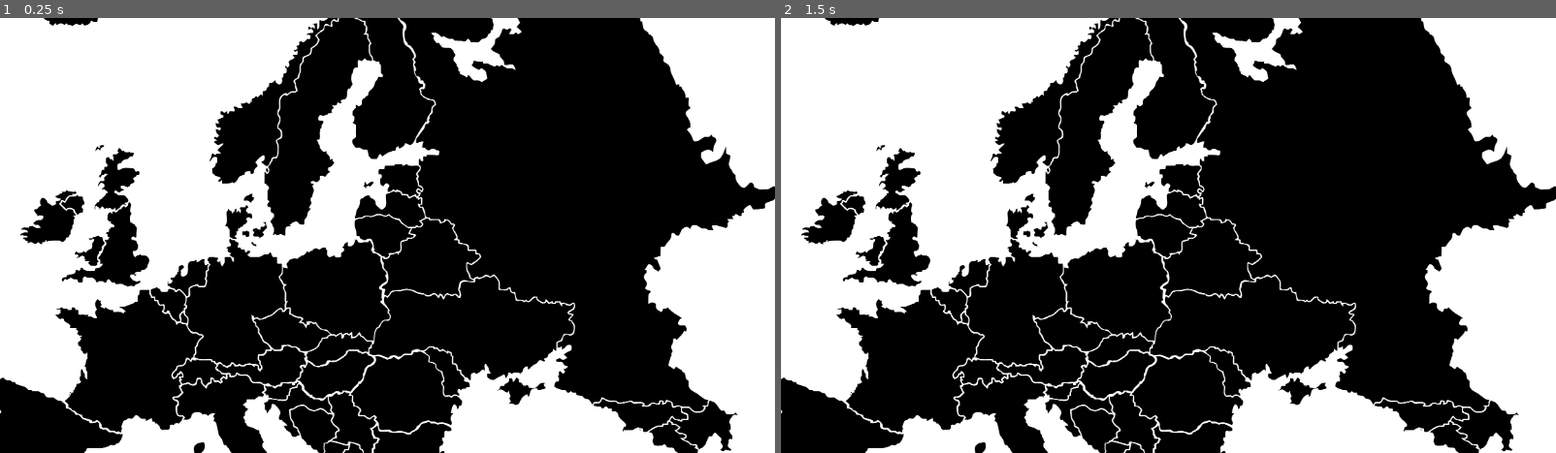
Above: before the commit, frames 1-2 (left to right).
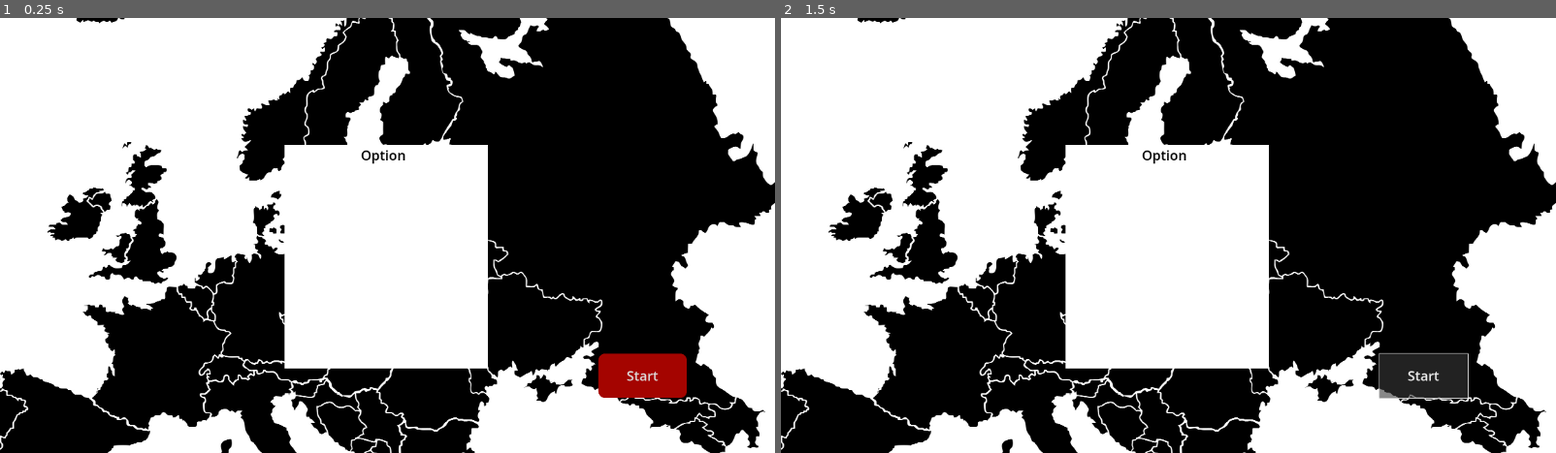
Above: after the commit, the same moments.

Repository: gixerl/OnlyLands
Game: Godot game, scene res://main_menu.tscn
The game is run twice, just before and just after one commit, with the same random seed, the same clock (stepped at 60 frames per second) and the same inputs.
Inputs (mouse positions are in pixels of both pictures, inside the frame that each line leads up to):
- Up to frame 1 (0.25 s): no input
- Up to frame 2 (1.5 s): click (1424, 374) at 0.5 s, where only the run after the commit has a clickable "Start"; click (1424, 374) at 1.25 s, where only the run after the commit has a clickable "Start"

The runs differ from the first frame. In frame 1, 31% of the frame differs, in the area x 0-100%, y 0-100%; in frame 2, 32%.

Commit message:
Options und StartButton

Diff:
--- a/Picking_Country.tscn
+++ b/Picking_Country.tscn
@@ -1,9 +1,65 @@
-[gd_scene load_steps=2 format=3 uid="uid://wbfrm5ow7s1w"]
+[gd_scene load_steps=4 format=3 uid="uid://wbfrm5ow7s1w"]
 
 [ext_resource type="Texture2D" uid="uid://br10kea3mw2d2" path="res://Europe Map 2D.jpg" id="1_c8wjh"]
+[ext_resource type="Script" uid="uid://dyry0xct7joc4" path="res://picking_country.gd" id="1_n4ohu"]
+
+[sub_resource type="StyleBoxFlat" id="StyleBoxFlat_n4ohu"]
+bg_color = Color(0.643137, 0.0156863, 0, 1)
+corner_radius_top_left = 20
+corner_radius_top_right = 20
+corner_radius_bottom_right = 20
+corner_radius_bottom_left = 20
 
 [node name="Map Country Picker" type="Node2D"]
+script = ExtResource("1_n4ohu")
 
 [node name="EuropeMap2d" type="Sprite2D" parent="."]
-position = Vector2(-82, 10)
+position = Vector2(-1, 1)
 texture = ExtResource("1_c8wjh")
+
+[node name="Panel" type="Panel" parent="."]
+anchors_preset = 8
+anchor_left = 0.5
+anchor_top = 0.5
+anchor_right = 0.5
+anchor_bottom = 0.5
+offset_left = -305.0
+offset_top = -270.0
+offset_right = 299.0
+offset_bottom = 396.0
+grow_horizontal = 2
+grow_vertical = 2
+
+[node name="ColorRect" type="ColorRect" parent="Panel"]
+layout_mode = 1
+anchors_preset = 15
+anchor_right = 1.0
+anchor_bottom = 1.0
+grow_horizontal = 2
+grow_vertical = 2
+
+[node name="Label" type="Label" parent="Panel"]
+layout_mode = 1
+anchors_preset = 10
+anchor_right = 1.0
+offset_left = -9.0
+offset_top = 3.0
+offset_right = -9.0
+offset_bottom = 71.0
+grow_horizontal = 2
+theme_override_colors/font_color = Color(0, 0, 0, 1)
+theme_override_font_sizes/font_size = 40
+text = "Option"
+horizontal_alignment = 1
+
+[node name="Camera2D" type="Camera2D" parent="."]
+zoom = Vector2(0.6, 0.6)
+
+[node name="Button" type="Button" parent="."]
+offset_left = 627.0
+offset_top = 352.0
+offset_right = 890.0
+offset_bottom = 484.0
+theme_override_font_sizes/font_size = 40
+theme_override_styles/normal = SubResource("StyleBoxFlat_n4ohu")
+text = "Start"
--- /dev/null
+++ b/picking_country.gd
@@ -0,0 +1 @@
+extends Node2D
Binary file added: Sprites/png-clipart-settings-gear-icon-gear-configuration-thumbnail.png
Not shown, added: Sprites/png-clipart-settings-gear-icon-gear-configuration-thumbnail.png.import
Binary file added: Sprites/pngtree-settings-icon-image_1197585.jpg
Not shown, added: Sprites/pngtree-settings-icon-image_1197585.jpg.import
Binary file added: Sprites/settings-white-outline-icon-download-png-701751694974641xsiiydfokh.png
Not shown, added: Sprites/settings-white-outline-icon-download-png-701751694974641xsiiydfokh.png.import
Not shown, added: picking_country.gd.uid
